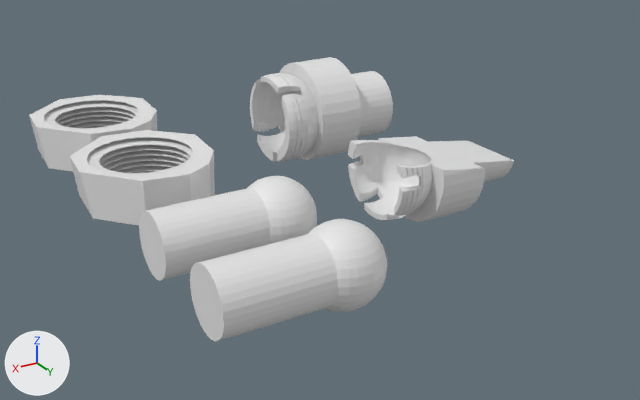
One commit to the Blender file keira_keychain_02_joints and sockets.blend: the scene before it, then after it.
Before and after are seen from a camera (50 mm lens) standing at (30.7, 55.5, 28.5) and looking at (-3.7, -2.0, -0.2). Every picture has the same lights, and +X, +Y and +Z are marked at lower left. The first picture is the older version.

The scene before the commit, as lines of its bpy script (objects in view):
```python
me_cylinder_001 = bpy.data.meshes.new('Cylinder.001')
me_cylinder_001.from_pydata(...)  # a 32-sided cylinder along z spanning x -1.0..1.0, y -1.0..1.0, z -1.0..1.0
me_cylinder_004 = bpy.data.meshes.new('Cylinder.004')
me_cylinder_004.from_pydata(...)  # a 32-sided cylinder along z spanning x -1.0..1.0, y -1.0..1.0, z -1.0..1.0
me_plane = bpy.data.meshes.new('Plane')
me_plane.from_pydata(...)  # 1810 vertices, 1306 faces; spans x -3.59..2.75, y -1.02..1.04, z -1.39..0.02
me_sphere_001 = bpy.data.meshes.new('Sphere.001')
me_sphere_001.from_pydata(...)  # a UV sphere (32 segments, 16 rings, poles along z) spanning x -1.0..1.0, y -1.0..1.0, z -1.0..1.0
me_sphere_004 = bpy.data.meshes.new('Sphere.004')
me_sphere_004.from_pydata(...)  # a UV sphere (32 segments, 16 rings, poles along z) spanning x -1.0..1.0, y -1.0..1.0, z -1.0..1.0
ob_cylinder_001 = bpy.data.objects.new('Cylinder.001', me_cylinder_001)
ob_cylinder_001.location = (7.09, 10.81, 1.16)
ob_cylinder_001.rotation_euler = (0.0, 1.571, 0.0)  # degrees (0, 90, 0)
ob_cylinder_001.scale = (2.5, 2.5, 5.0)
ob_cylinder_002 = bpy.data.objects.new('Cylinder.002', me_cylinder_004)
ob_cylinder_002.location = (7.09, 1.67, 1.16)
ob_cylinder_002.rotation_euler = (0.0, 1.571, 0.0)  # degrees (0, 90, 0)
ob_cylinder_002.scale = (2.5, 2.5, 5.0)
ob_plane = bpy.data.objects.new('Plane', me_plane)
ob_plane.location = (-11.72, 2.04, 3.71)
ob_plane.rotation_euler = (0.0, -0.137, 0.0)  # degrees (0, -7.8, 0)
ob_plane.scale = (1.93, 4.37, 4.02)
ob_sphere_001 = bpy.data.objects.new('Sphere.001', me_sphere_001)
ob_sphere_001.location = (2.27, 10.84, 1.1)
ob_sphere_001.scale = (3.08, 3.08, 3.1)
ob_sphere_003 = bpy.data.objects.new('Sphere.003', me_sphere_004)
ob_sphere_003.location = (2.27, 1.7, 1.1)
ob_sphere_003.scale = (3.08, 3.08, 3.1)
# also in view: 'Sphere.005' at (-10.6, -12.8, 3.7); '10-24nutLong_226485.002' at (8.1, -10.1, 1.6); '10-24nutLong_226485.001' at (8.1, -22.8, 1.6)
```
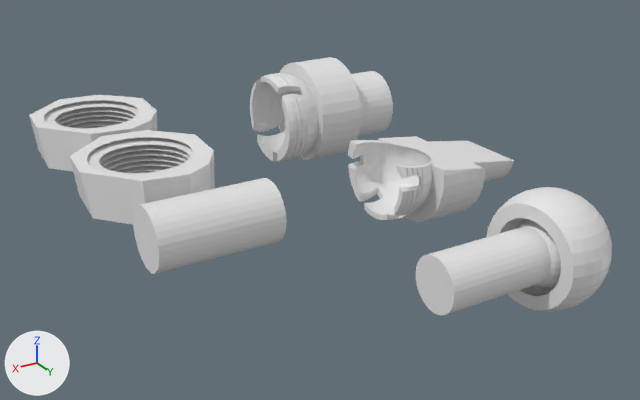
Boxes [x1, y1, x2, y2] around the edits, measured in the pictures (640 x 400 px):
'Cylinder.001', moved
    before: [190, 233, 338, 341]
    after: [133, 178, 287, 274]
'Cylinder.002', moved, rescaled
    before: [139, 188, 270, 281]
    after: [416, 227, 551, 316]
'Sphere.002', added
    after: [486, 187, 612, 311]
'Sphere.001', hidden
    before: [308, 219, 387, 312]
'Sphere.003', moved, rescaled
    before: [247, 176, 317, 244]
    after: [517, 219, 561, 288]

The edits, one by one:
Mesh me_sphere_002 is new.
It has 878 vertices, 894 faces and spans x -1.0..0.57, y -1.0..1.0, z -1.0..1.0.
Object 'Sphere.003' (ob_sphere_003) moves from (2.27, 1.7, 1.1) to (-11.11, 16.35, 1.1).
Object 'Sphere.003' (ob_sphere_003) is rescaled from (3.08, 3.08, 3.1) to (2.6, 2.6, 2.6).
Object 'Cylinder.002' (ob_cylinder_002) moves from (7.09, 1.67, 1.16) to (-6.29, 16.32, 1.16).
Object 'Cylinder.002' (ob_cylinder_002) is rescaled from (2.5, 2.5, 5.0) to (2.0, 2.0, 5.0).
Object 'Sphere.001' (ob_sphere_001) moves from (2.27, 10.84, 1.1) to (-11.43, 16.12, 1.1).
Object 'Sphere.001' (ob_sphere_001) is rescaled from (3.08, 3.08, 3.1) to (3.3, 3.3, 3.3).
Object 'Sphere.001' (ob_sphere_001) is now hidden.
Object 'Cylinder.001' (ob_cylinder_001) moves from (7.09, 10.81, 1.16) to (7.09, 0.46, 1.16).
Object 'Sphere.002' (ob_sphere_002) is new; it shows me_sphere_002.
Its location is (-11.26, 16.12, 1.1).
Its scale is (4.3, 4.3, 4.3).
